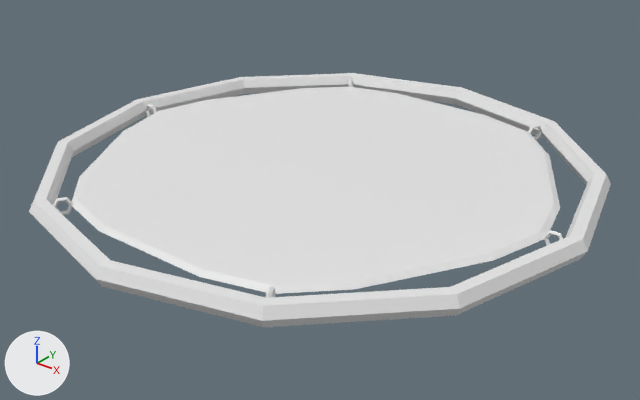
A saved change to the Blender file godot/assets/Platers/Bumper/Bumper.blend.
Both versions are drawn from a camera (50 mm lens) standing at (2.56, -3.21, 1.79) and looking at (0.01, -0.02, -0.18). The lights are fixed; the arrows at lower left show +X, +Y and +Z.
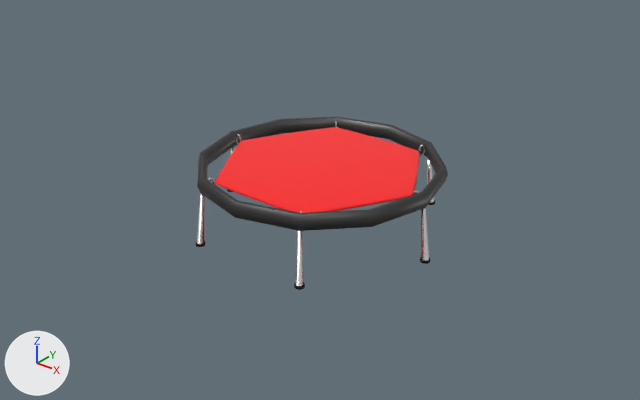
Commit message: Finished Bumper model

Where the change shows, as pixel boxes (x1, y1, x2, y2) in the pictures (640 x 400 px):
'Cylinder', deleted
    before: (72, 87, 560, 294)
'Torus', recoloured, moved, rescaled (57% narrower, 55% shorter)
    before: (29, 73, 611, 327)
    after: (197, 117, 448, 231)
'Trampoline', added (red)
    after: (215, 127, 419, 213)
'Feet', added
    after: (196, 146, 435, 290)
    faces in mat_metal (white #e7e7e7): (197, 146, 434, 286)
    faces in mat_suckerfeet (black #000000): (196, 189, 435, 290)
'Torus.001', moved, rescaled (57% narrower, 57% shorter)
    before: (53, 78, 563, 298)
    after: (208, 120, 425, 213)

What changed in the scene script:
```text
Add mat_suckermetal:
    mat_suckermetal = principled_material('SuckerMetal')
    mat_suckermetal.base_color = (0.107, 0.107, 0.107)  # dark grey #5c5c5c
    mat_suckermetal.metallic = 1.0
Add mat_metal:
    mat_metal = principled_material('Metal')
    mat_metal.base_color = (0.8, 0.8, 0.8)  # white #e7e7e7
    mat_metal.metallic = 1.0
    mat_metal.roughness = 0.2
Add mat_suckerfeet:
    mat_suckerfeet = principled_material('SuckerFeet')
    mat_suckerfeet.base_color = (0.0, 0.0, 0.0)  # black #000000
    mat_suckerfeet.roughness = 0.8
Add mat_trampoline:
    mat_trampoline = principled_material('Trampoline')
    mat_trampoline.base_color = (1.0, 0.0, 0.0)  # red #ff0000
    mat_trampoline.roughness = 0.8
    mat_trampoline.sheen_weight = 0.2
Change me_torus:
    where me_torus.from_pydata(...)  # 72 vertices, 72 faces; spans x -1.04..1.04, y -1.04..1.04, z -0.03..0.03
    add me_torus.materials.append(mat_suckermetal)  # dark grey #5c5c5c
Add me_cylinder_008:
    me_cylinder_008.from_pydata(...)  # 288 vertices, 228 faces; spans x -1.48..1.48, y -1.29..1.29, z -0.76..-0.03
    me_cylinder_008.polygons.foreach_set('use_smooth', [True] * 228)
    # faces by material slot: [150, 78]
    me_cylinder_008.materials.append(mat_suckerfeet)  # black #000000
    me_cylinder_008.materials.append(mat_metal)  # white #e7e7e7
Add me_cylinder_007_1:
    me_cylinder_007_1.from_pydata(...)  # 164 vertices, 180 faces; spans x -1.23..1.23, y -1.08..1.08, z -0.62..0.62
    me_cylinder_007_1.polygons.foreach_set('use_smooth', [True] * 180)
    me_cylinder_007_1.materials.append(mat_trampoline)  # red #ff0000
Remove ob_cylinder:
    ob_cylinder = bpy.data.objects.new('Cylinder', me_cylinder_007)
    ob_cylinder.location = (0.0, 0.0, 0.0)
    ob_cylinder.scale = (1.0, 1.0, 0.0375)
Change ob_torus_001:
    ob_torus_001.location: (0.0, 0.0, 0.0) -> (0.0, 0.001, -0.006)
    ob_torus_001.scale: (1.0, 1.0, 1.0) -> (0.449, 0.451, 0.811)
Change ob_torus:
    ob_torus.location: (0.0, 0.0, 0.0) -> (0.0, 0.001, -0.006)
    ob_torus.scale: (1.36, 1.36, 1.36) -> (0.611, 0.614, 1.1)
Add ob_feet:
    ob_feet = bpy.data.objects.new('Feet', me_cylinder_008)
    ob_feet.location = (0.0, 0.001, -0.006)
    ob_feet.scale = (0.449, 0.451, 0.417)
Add ob_trampoline:
    ob_trampoline = bpy.data.objects.new('Trampoline', me_cylinder_007_1)
    ob_trampoline.location = (0.0, 0.001, -0.006)
    ob_trampoline.scale = (0.449, 0.451, 0.0304)
```
